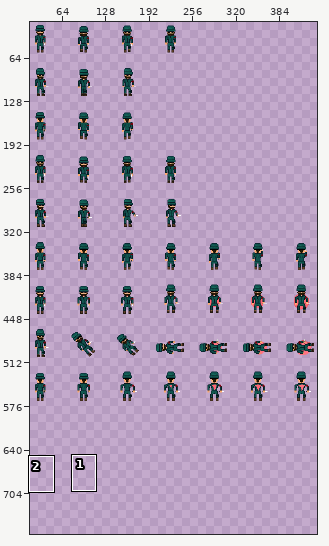
One commit to this sprite sheet: Assets/Sprites/Militar.png. The first picture is a wide view before the edit; the outline marks the close-up.
Close-up. Before the commit:
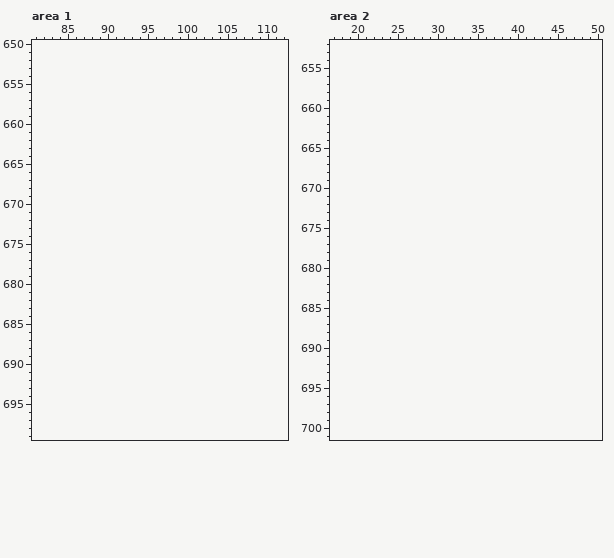
The file is 448x576 pixels. Pixels under 10% opacity are left out. Colours within 5 levels of each other are drawn and written as one. Shown: area 1: x 81..112, y 650..699; area 2: x 17..50, y 652..701. The old version is drawn lined up with the new one, on the new canvas. The wide view leaves out empty margins. The commit also changed other parts of the picture, which this record leaves out.
After:
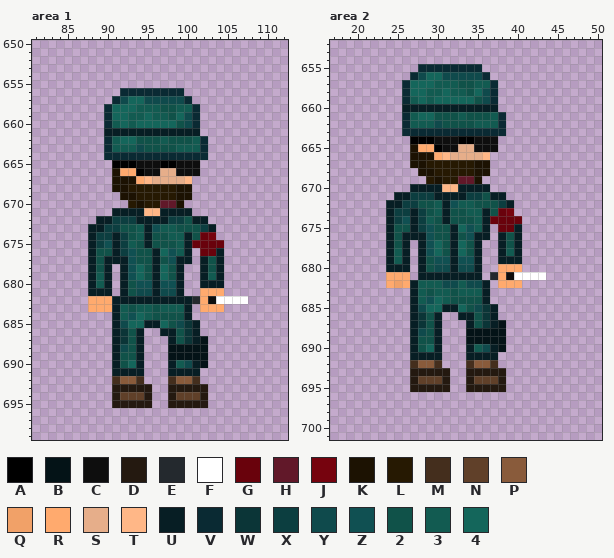
Palette (. is transparent): A #000000  B #041317  C #0e0e0e  D #241910  E #24292e  F #ffffff  G #69020c  H #611829  J #76030e  K #1c1202  L #261902  M #442e1d  N #604029  P #895b3b  Q #f1a168  R #ffaa6e  S #e6ae8a  T #ffb787  U #071e24  V #0a2a33  W #0b3537  X #0c3e40  Y #0f4a4c  Z #105052  2 #105249  3 #125b51  4 #14665b
Diff:
canvas 448x576 -> 448x768
Changed rows in their new state; - is an unchanged pixel.
Area 1:
first column x 88:
656 ----VVVVVVVV--------
657 ---VY44YYYYYV-------
658 --V4443332233V------
659 --V443343324YV------
660 --V343444442YV------
661 --UUUUUUUUUUUU------
662 --V34422232223V-----
663 --V333Y2222333V-----
664 --VVVVVVVVVVVVV-----
665 ---AAACCCAACCC------
666 ---KRRACCSSCCC------
667 ---KKKRTSSSST-------
668 ---KKLLLLLLKK-------
669 ----KKLLLLLKK-------
670 -----LKLLHHK--------
671 ---UUUUTTUUUU-------
672 -UUXXXUUUUXX2UU-----
673 UUXX223UZ33222XU----
674 UXXUX23U2233U2GJ----
675 UXZUX32U2223UGGGG---
676 U22UXZ22U4Z3U-GGU---
677 U2UUUZ22U2ZUU-U2U---
678 U2U-UZ42U42U--U2U---
679 U3U-UZ42U42U--U3U---
680 U3U-U2ZZUZZU--UUU---
681 UUU-U2YYUYYU--RRR---
682 RRRUUUUUUUUUUERCFFFF
683 RRRU32332333U-RRR---
684 ---U3Z432222U-------
685 ---UY44UU42YWU------
686 ---UW2U--UU2WU------
687 ---UW2U---U2WUB-----
688 ---UY2U---BBBBB-----
689 ---U22U---BBBBB-----
690 ---U24U---U3YUB-----
691 ---UUUU---UUUU------
692 ---MPPM---MPPM------
693 ---DDDDD--DDDDD-----
694 ---DNNND--DNNND-----
695 ---DDDDD--DDDDD-----
Area 2:
first column x 24:
655 ----VVVVVVVV--------
656 ---VY44YYYYYV-------
657 --V4443332233V------
658 --V443343324YV------
659 --V343444442YV------
660 --UUUUUUUUUUUU------
661 --V34422232223V-----
662 --V333Y2222333V-----
663 --VVVVVVVVVVVVV-----
664 ---AAACCCAACCC------
665 ---KRRACCSSCCC------
666 ---KKKRTSSSST-------
667 ---KKLLLLLLKK-------
668 ----KKLLLLLKK-------
669 -----LKLLHHK--------
670 ---UUUUTTUUUU-------
671 -UUXXXUUUUXX2UU-----
672 UUXX223UZ33222XU----
673 UXXUX23U2233U2GJ----
674 UXZUX32U2223UGGGG---
675 U22UXZ22U4Z3U-GGU---
676 U2UUUZ22U2ZUU-U2U---
677 U2U-UZ42U42U--U2U---
678 U3U-UZ42U42U--U3U---
679 U3U-U2ZZUZZU--UUU---
680 UUU-U2YYUYYU--RRR---
681 RRR-UUUUUUUU-ERCFFFF
682 RQRU333YY3YYU-RRR---
683 ---U32332333U-------
684 ---U3Z432222U-------
685 ---UY44UU42YWU------
686 ---UW2U--UU2WU------
687 ---UW2U---U2WUB-----
688 ---UY2U---BBBBB-----
689 ---U22U---BBBBB-----
690 ---U24U---U3YUB-----
691 ---UUUU---UUUU------
692 ---MPPM---MPPM------
693 ---DDDDD--DDDDD-----
694 ---DNNND--DNNND-----
695 ---DDDDD--DDDDD-----
Boxes around the changes in both close-ups, in picture pixels (x1, y1, x2, y2):
added: (88, 88, 248, 408)
added: (386, 64, 546, 392)
